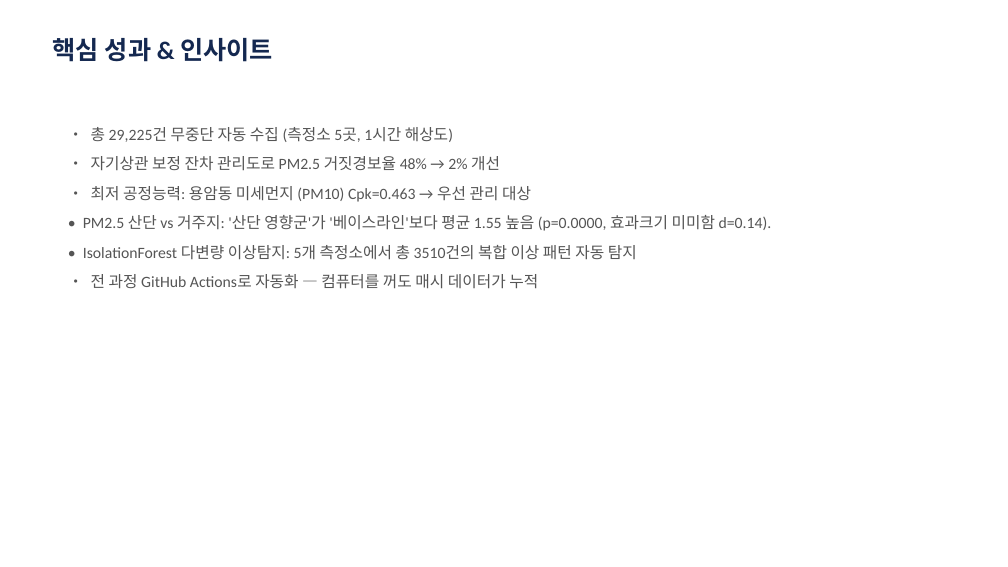
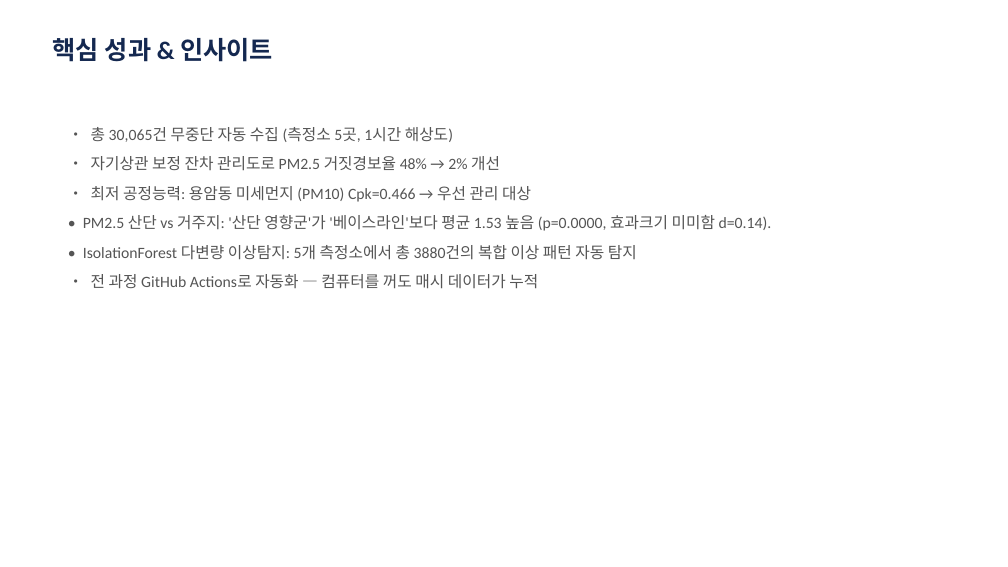
Before and after one commit to robinho0329/chungbuk-air-quality-monitor, a slide deck: slide 7 of reports/portfolio/latest.pptx. Drawn at 1008x567 pixels with LibreOffice and Linux fonts; fonts in the diff are those of the drawing. Boxes give left, top, right and bottom in pixels: in the first picture for what was removed or moved away, otherwise in the second. Text is boxed around its words. In the diff, an @@ line names an element or a change of style, - is before the commit and + after.

```diff
--- a/reports/portfolio/latest.pptx
+++ b/reports/portfolio/latest.pptx
@@ text at [91, 127, 453, 142]: text changed @@
-• 총 29,225건 무중단 자동 수집 (측정소 5곳, 1시간 해상도)
+• 총 30,065건 무중단 자동 수집 (측정소 5곳, 1시간 해상도)
@@ text at [83, 186, 772, 260]: text changed @@
-• 최저 공정능력: 용암동 미세먼지 (PM10) Cpk=0.463 → 우선 관리 대상
-• PM2.5 산단 vs 거주지: '산단 영향군'가 '베이스라인'보다 평균 1.55 높음 (p=0.0000, 효과크기 미미함 d=0.14).
-• IsolationForest 다변량 이상탐지: 5개 측정소에서 총 3510건의 복합 이상 패턴 자동 탐지
+• 최저 공정능력: 용암동 미세먼지 (PM10) Cpk=0.466 → 우선 관리 대상
+• PM2.5 산단 vs 거주지: '산단 영향군'가 '베이스라인'보다 평균 1.53 높음 (p=0.0000, 효과크기 미미함 d=0.14).
+• IsolationForest 다변량 이상탐지: 5개 측정소에서 총 3880건의 복합 이상 패턴 자동 탐지
```
Also in this commit, not shown: 1 other slide changed, 1 other file.
